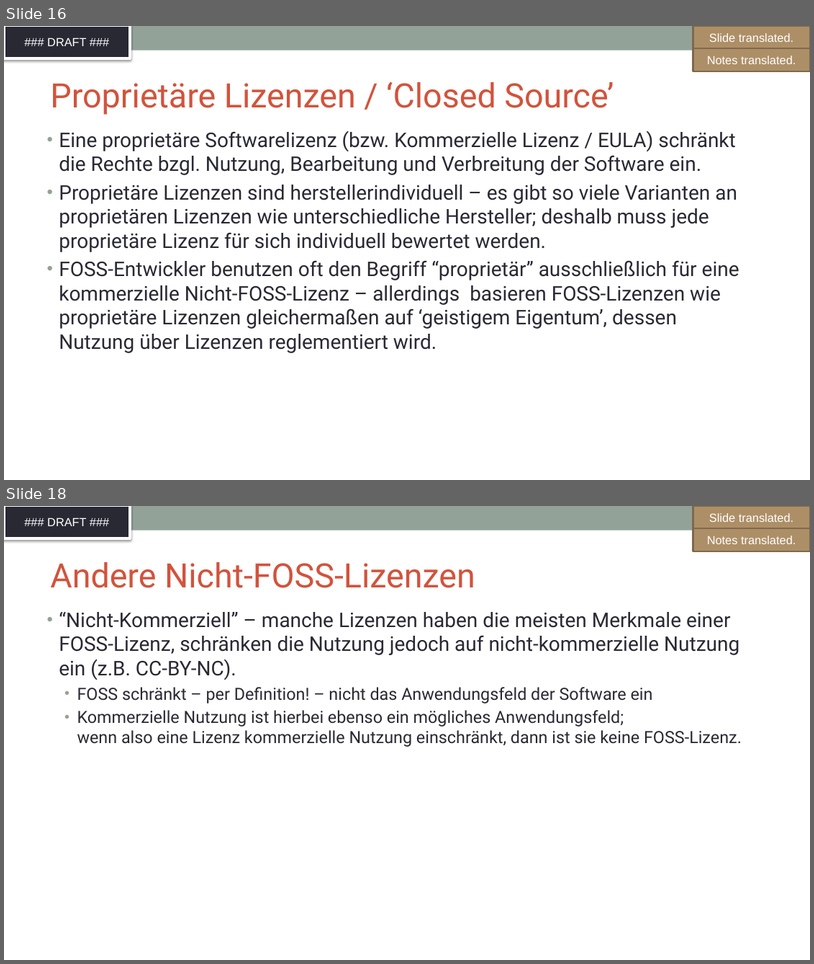
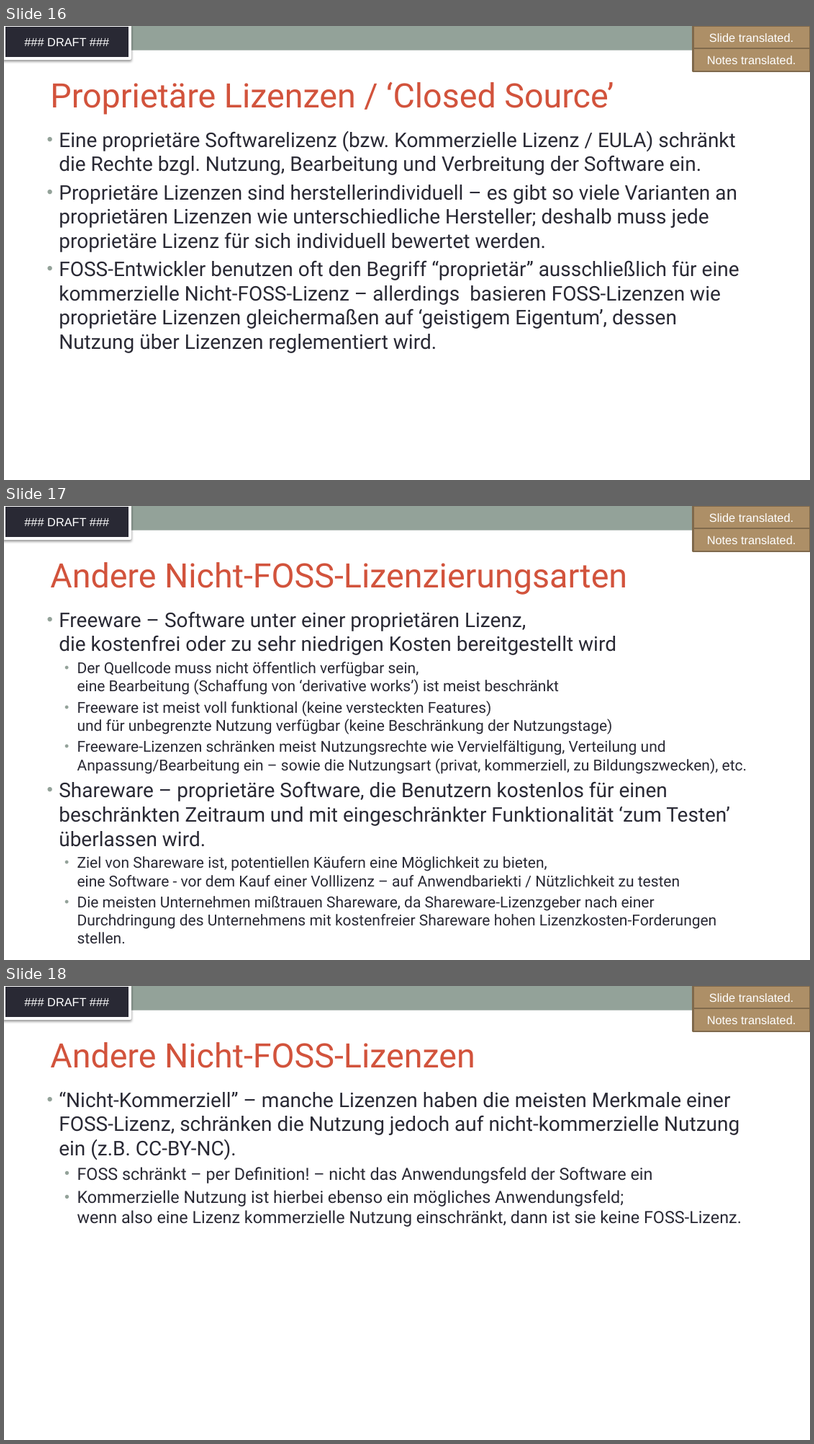
Before and after one commit to SThanheiser/curriculum, a slide deck: translation-DE/slides/DFT_openchain-curriculum-for-1-1_GER.pptx. Shown one above the other, each under a label of ours: slides 16 and 18 before the commit, slides 16, 17 and 18 after it; the slides between them are not shown. The pictures are 814x964 and 814x1444 pixels, drawn with LibreOffice and Linux fonts; fonts in the diff are those of the drawing; background and template pictures are left out. Boxes give left, top, right and bottom in pixels: in the first picture for what was removed or moved away, otherwise in the second. Text is boxed around its words. In the diff, an @@ line names an element or a change of style, - is before the commit and + after.

Commit message:
translated slides 17, 18, 19, added 20, translated new-21

```diff
--- a/translation-DE/slides/DFT_openchain-curriculum-for-1-1_GER.pptx
+++ b/translation-DE/slides/DFT_openchain-curriculum-for-1-1_GER.pptx
@@ slide 17 added at [4, 506, 810, 960], background #FFFFFF; not listed: 2 template elements that a slide beside it also shows @@
@@ rectangle added at [694, 506, 810, 529], fill #AD8F67, outline #806A4C 2 pt, 14 pt, text #FFFFFF @@
+Slide translated.
@@ rectangle added at [694, 528, 810, 551], fill #AD8F67, outline #806A4C 2 pt, 14 pt, text #FFFFFF @@
+Notes translated.
@@ title added at [50, 562, 628, 595], 40 pt, text #D2533C @@
+Andere Nicht-FOSS-Lizenzierungsarten
@@ text added at [59, 611, 747, 943], 18 pt, text #292934 @@
+• Freeware – Software unter einer proprietären Lizenz,
+  die kostenfrei oder zu sehr niedrigen Kosten bereitgestellt wird
+  • Der Quellcode muss nicht öffentlich verfügbar sein,
+    eine Bearbeitung (Schaffung von ‘derivative works’) ist meist beschränkt
+  • Freeware ist meist voll funktional (keine versteckten Features)
+    und für unbegrenzte Nutzung verfügbar (keine Beschränkung der Nutzungstage)
+  • Freeware-Lizenzen schränken meist Nutzungsrechte wie Vervielfältigung, Verteilung und Anpassung/Bearbeitung ein – sowie die Nutzungsart (privat, kommerziell, zu Bildungszwecken), etc.
+• Shareware – proprietäre Software, die Benutzern kostenlos für einen beschränkten Zeitraum und mit eingeschränkter Funktionalität ‘zum Testen’ überlassen wird.
+  • Ziel von Shareware ist, potentiellen Käufern eine Möglichkeit zu bieten,
+    eine Software - vor dem Kauf einer Volllizenz – auf Anwendbariekti / Nützlichkeit zu testen
+  • Die meisten Unternehmen mißtrauen Shareware, da Shareware-Lizenzgeber nach einer Durchdringung des Unternehmens mit kostenfreier Shareware hohen Lizenzkosten-Forderungen stellen.
```
Also in this commit, not shown: 3 other slides added, 3 slides removed.
